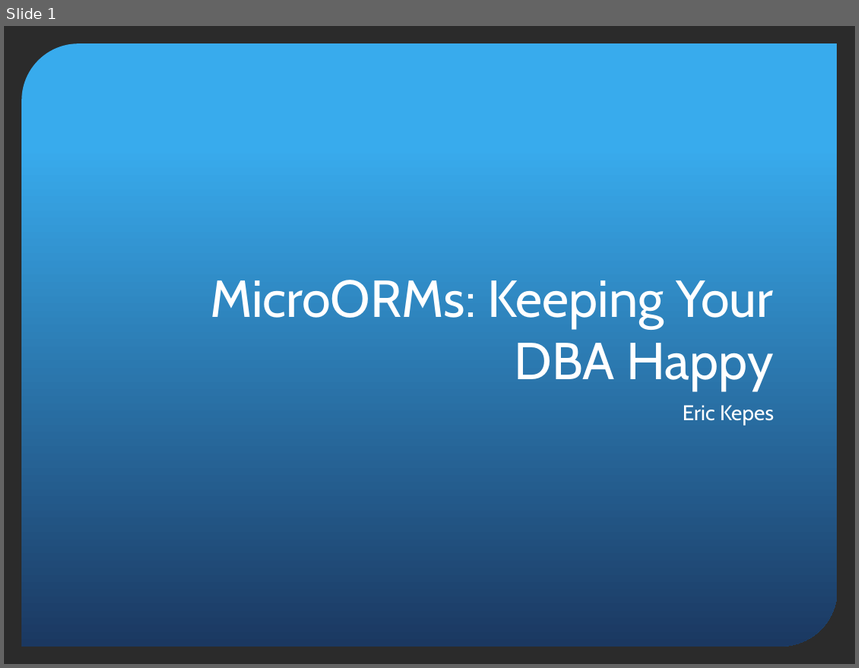
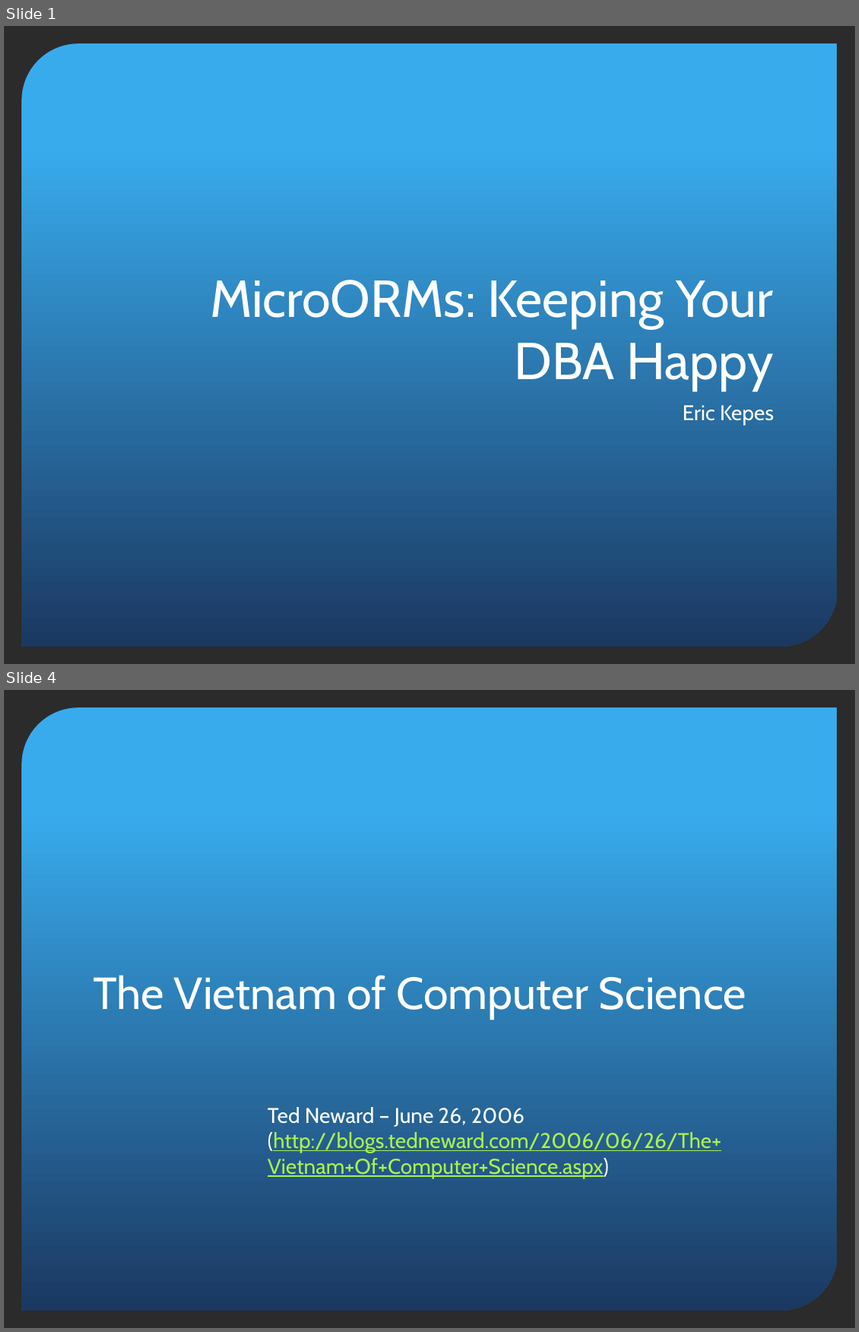
Before and after one commit to ekepes/Presentations, a slide deck: MicroORMs/MicroORMs - Keeping Your DBA Happy.pptx. Shown one above the other, each under a label of ours: slide 1 before the commit, slides 1 and 4 after it; the slides between them are not shown. The pictures are 859x668 and 859x1332 pixels, drawn with LibreOffice and Linux fonts; fonts in the diff are those of the drawing; background and template pictures are left out; a plain dark background stands for a picture behind light text. Boxes give left, top, right and bottom in pixels: in the first picture for what was removed or moved away, otherwise in the second. Text is boxed around its words. In the diff, an @@ line names an element or a change of style, - is before the commit and + after.

```diff
--- a/MicroORMs/MicroORMs - Keeping Your DBA Happy.pptx
+++ b/MicroORMs/MicroORMs - Keeping Your DBA Happy.pptx
@@ slide 4 added at [4,690,855,1328], background picture (left out); not listed: 1 template element that a slide beside it also shows @@
@@ title added at [93,975,747,1020], 38 pt, text #FFFFFF @@
+The Vietnam of Computer Science
@@ text added at [268,1107,721,1179], 18 pt, text #ABF24D, underline @@
+Ted Neward – June 26, 2006 (http://blogs.tedneward.com/2006/06/26/The+Vietnam+Of+Computer+Science.aspx)
```
Also in this commit, not shown: 1 slide changed, 10 other slides added, 1 other file.
